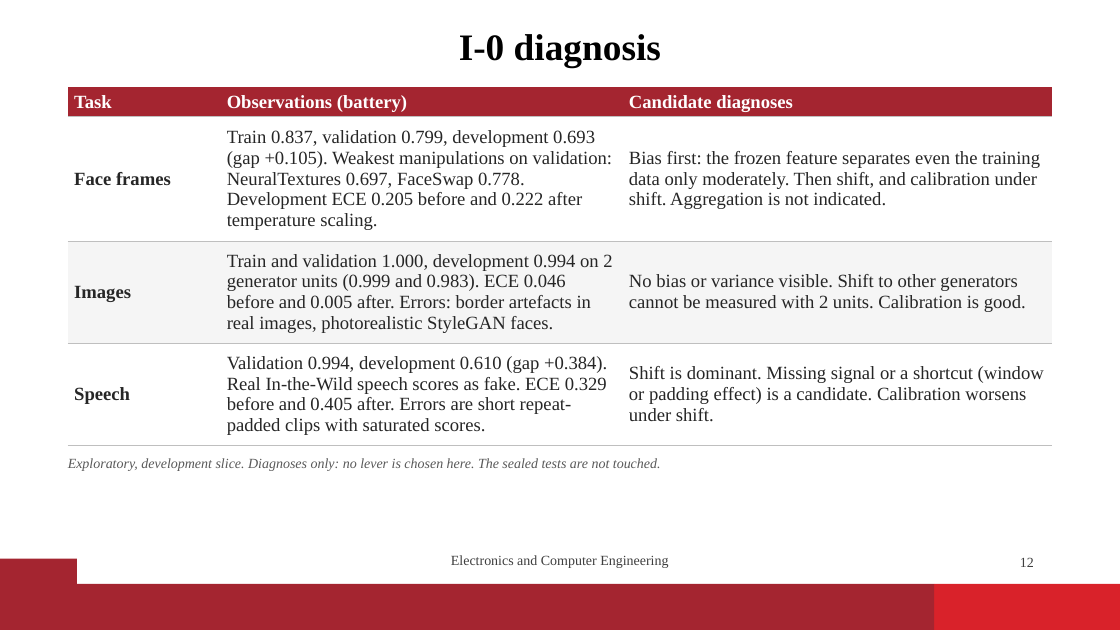
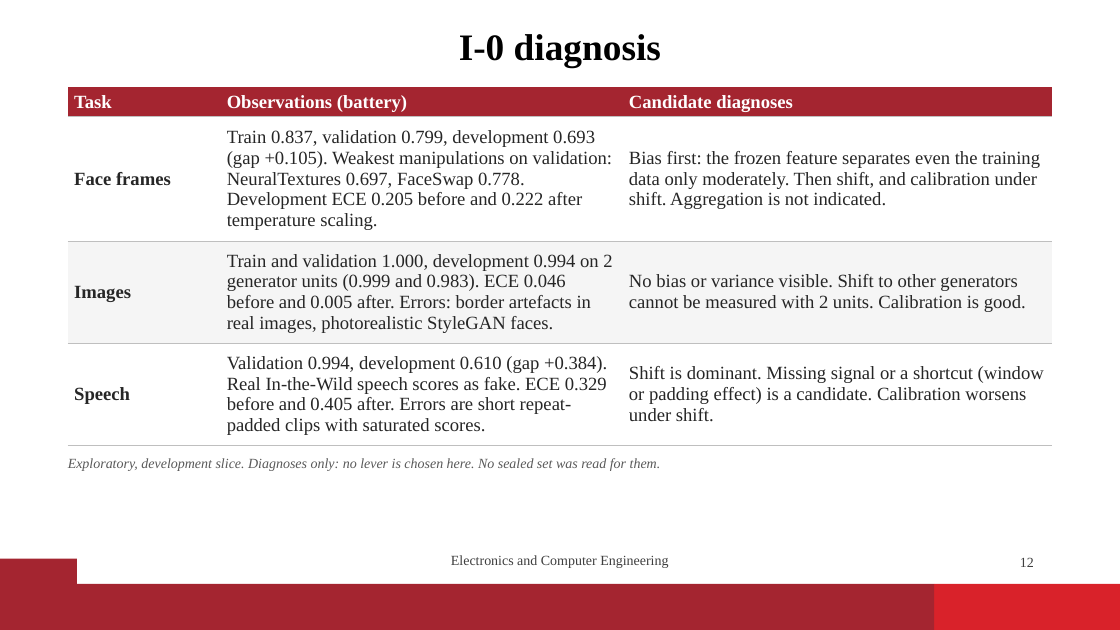
Before and after one commit to vaibhavshiroorkar/deepfake-detection, a slide deck: slide 12 of slides/DeepFake_Detection_Presentation.pptx. Drawn at 1120x630 pixels with LibreOffice and Linux fonts; fonts in the diff are those of the drawing; background and template pictures are left out. Boxes give left, top, right and bottom in pixels: in the first picture for what was removed or moved away, otherwise in the second. Text is boxed around its words. In the diff, an @@ line names an element or a change of style, - is before the commit and + after.

Commit message:
paper,report,slides: sealed results (T1 to T3, staircase, LAV-DF), pending cells filled; ladder figure I-8 row

```diff
--- a/slides/DeepFake_Detection_Presentation.pptx
+++ b/slides/DeepFake_Detection_Presentation.pptx
@@ text at box(68, 458, 661, 471): text changed @@
-Exploratory, development slice. Diagnoses only: no lever is chosen here. The sealed tests are not touched.
+Exploratory, development slice. Diagnoses only: no lever is chosen here. No sealed set was read for them.
```
Also in this commit, not shown: 13 other slides changed, 3 slides added, 17 other files.
